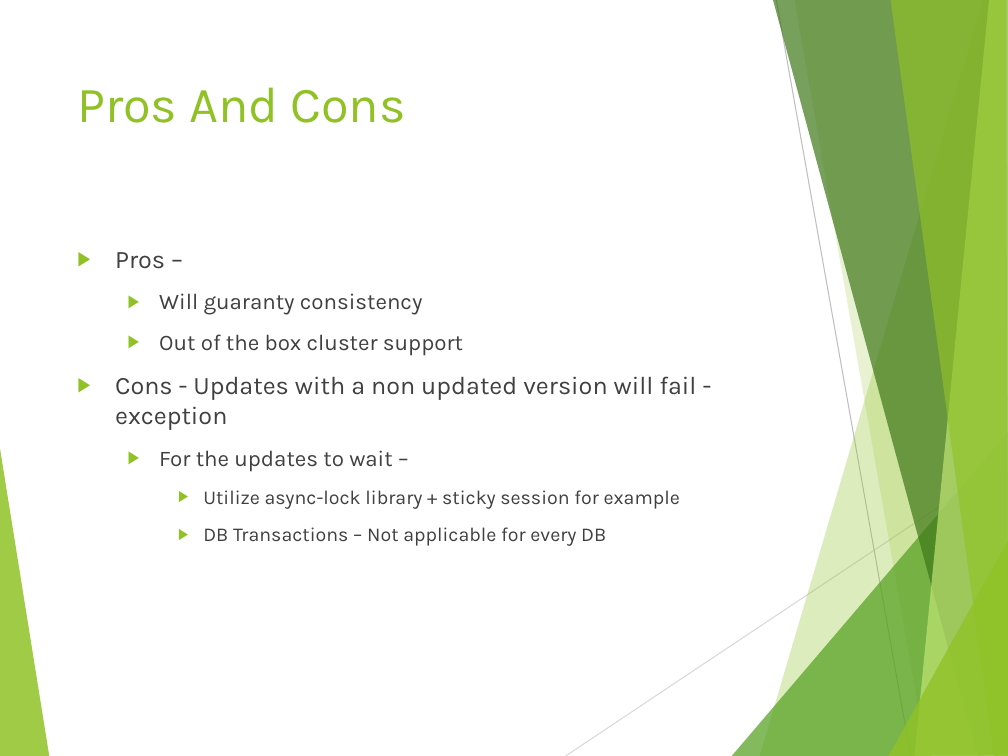
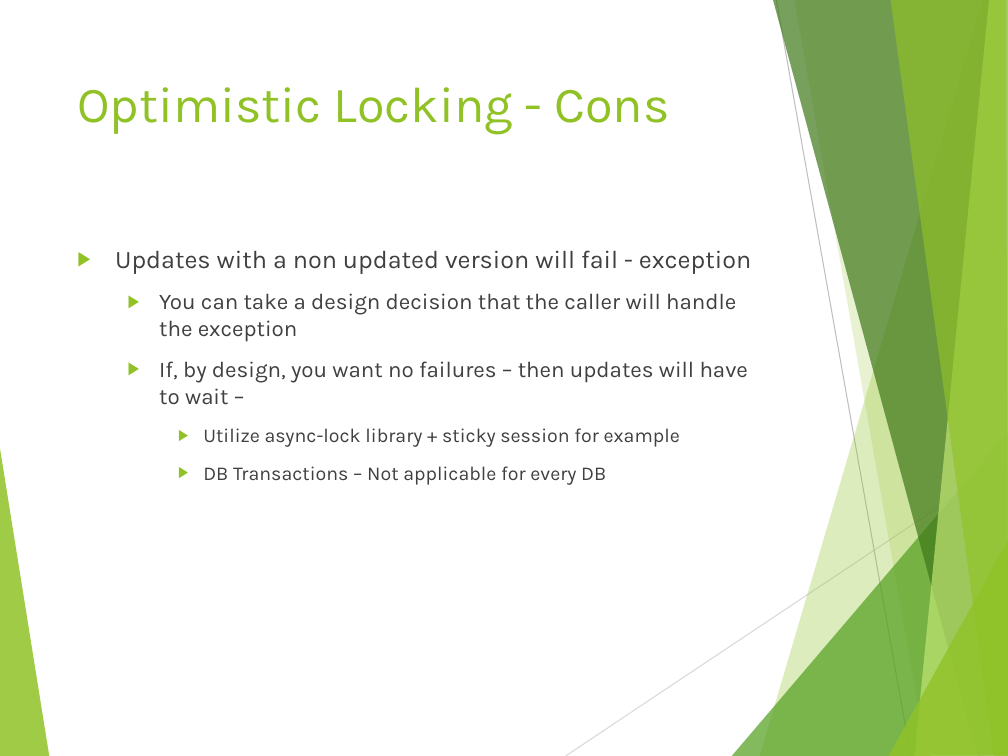
Before and after one commit to tamarstern/MyNodeJSCourse, a slide deck: slide 38 of day2/real_life_concurrency_problems/nodejs_real_life_concurrency_problems.pptx (slide 33 before the commit). Drawn at 1008x756 pixels with LibreOffice and Linux fonts; fonts in the diff are those of the drawing. Boxes give left, top, right and bottom in pixels: in the first picture for what was removed or moved away, otherwise in the second. Text is boxed around its words. In the diff, an @@ line names an element or a change of style, - is before the commit and + after.

```diff
--- a/day2/real_life_concurrency_problems/nodejs_real_life_concurrency_problems.pptx
+++ b/day2/real_life_concurrency_problems/nodejs_real_life_concurrency_problems.pptx
@@ title at bbox=[77, 87, 669, 135]: text changed @@
-Pros And Cons
+Optimistic Locking - Cons
@@ text at bbox=[115, 250, 751, 405]: text changed @@
-▶ Pros –
-  ▶ Will guaranty consistency
-  ▶ Out of the box cluster support
-▶ Cons - Updates with a non updated version will fail - exception
-  ▶ For the updates to wait –
+▶ Updates with a non updated version will fail - exception
+  ▶ You can take a design decision that the caller will handle the exception
+  ▶ If, by design, you want no failures – then updates will have to wait –
```
Also in this commit, not shown: 8 other slides changed, 5 slides added, 7 other files.
